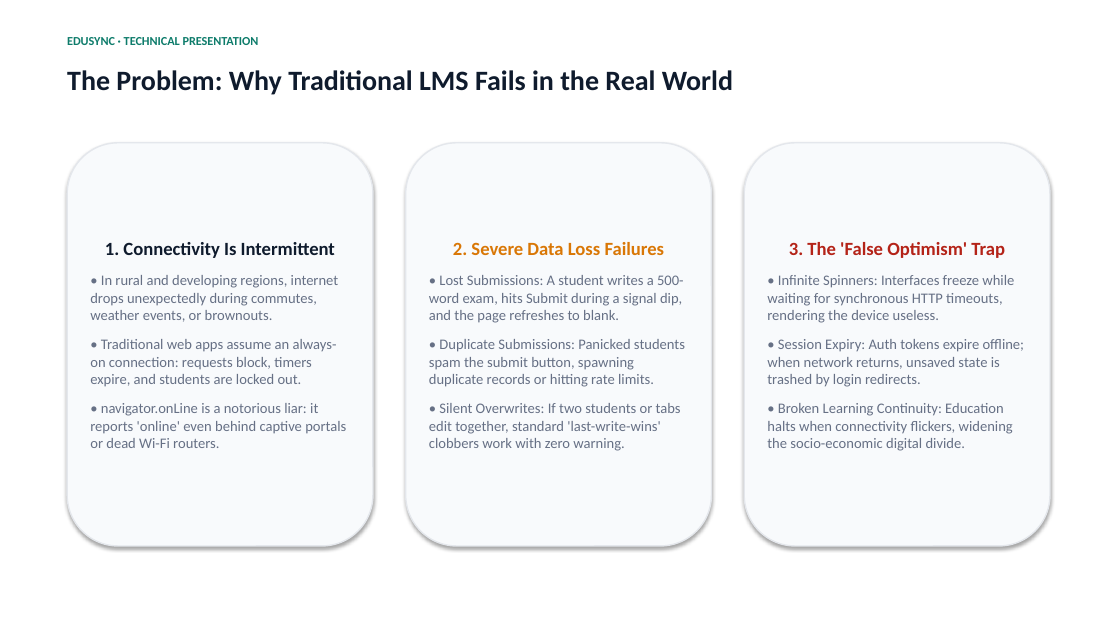
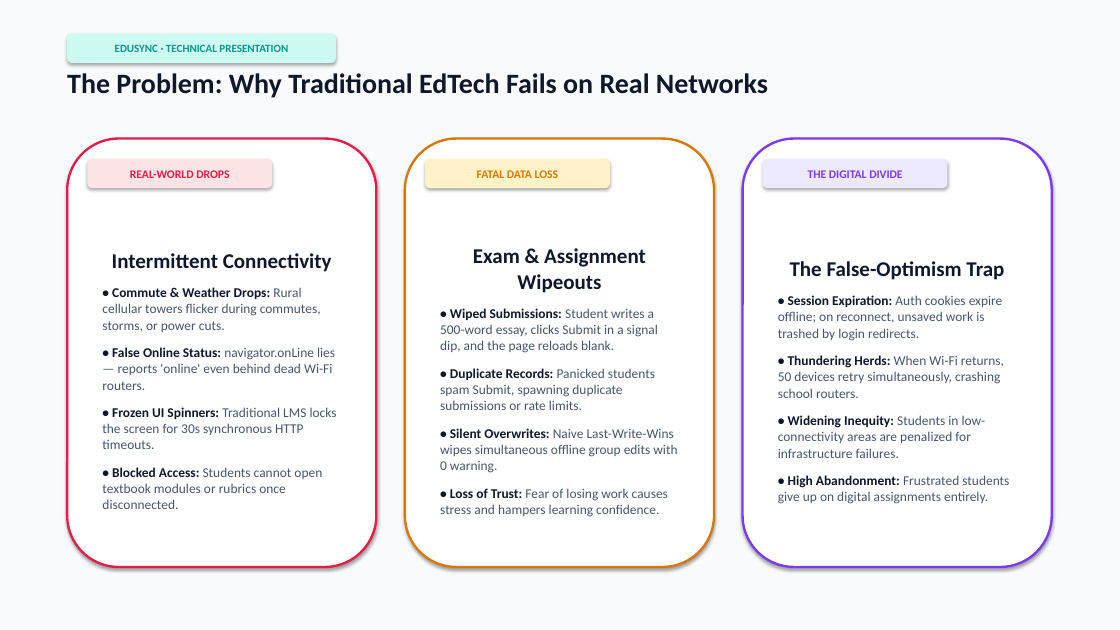
Before and after one commit to blank-0007/edusync, a slide deck: slide 2 of assets/EduSync-Presentation.pptx. Drawn at 1120x630 pixels with LibreOffice and Linux fonts; fonts in the diff are those of the drawing. Boxes give left, top, right and bottom in pixels: in the first picture for what was removed or moved away, otherwise in the second. Text is boxed around its words. In the diff, an @@ line names an element or a change of style, - is before the commit and + after.

```diff
--- a/assets/EduSync-Presentation.pptx
+++ b/assets/EduSync-Presentation.pptx
@@ rectangle added at [0,0,1120,630], fill #F8FAFC @@
@@ rounded rectangle "EDUSYNC · TECHNICAL PRESENTATION": place and size @@
-rounded rectangle "EDUSYNC · TECHNICAL PRESENTATION" at [67,37,259,45]
+rounded rectangle "EDUSYNC · TECHNICAL PRESENTATION" at [67,34,336,63]
@@ rounded rectangle "EDUSYNC · TECHNICAL PRESENTATION" at [67,34,336,63]: size 10.5 to 9.5 pt, text colour #0E7C6B to #0D9488; alignment left to centre; vertical alignment top to middle; fill none to #CCFBF1; shadow on @@
@@ text at [67,73,768,98]: text changed; text colour #0F1B2D to #0F172A @@
-The Problem: Why Traditional LMS Fails in the Real World
+The Problem: Why Traditional EdTech Fails on Real Networks
@@ rounded rectangle "Intermittent Connectivity": place and size @@
-rounded rectangle "Intermittent Connectivity" at [67,143,373,546]
+rounded rectangle "Intermittent Connectivity" at [67,139,376,567]
@@ rounded rectangle "Intermittent Connectivity" at [67,139,376,567]: fill #F8FAFC to #FFFFFF; outline #E4E7EC 1.2 pt to #E11D48 2 pt @@
@@ rounded rectangle "Exam & Assignment Wipeouts": place and size @@
-rounded rectangle "Exam & Assignment Wipeouts" at [406,143,712,546]
+rounded rectangle "Exam & Assignment Wipeouts" at [405,139,714,567]
@@ rounded rectangle "Exam & Assignment Wipeouts" at [405,139,714,567]: fill #F8FAFC to #FFFFFF; outline #E4E7EC 1.2 pt to #D97706 2 pt @@
@@ rounded rectangle "The False-Optimism Trap": place and size @@
-rounded rectangle "The False-Optimism Trap" at [744,143,1050,546]
+rounded rectangle "The False-Optimism Trap" at [743,139,1052,567]
@@ rounded rectangle "The False-Optimism Trap" at [743,139,1052,567]: fill #F8FAFC to #FFFFFF; outline #E4E7EC 1.2 pt to #7C3AED 2 pt @@
@@ rounded rectangle added at [87,159,272,188], fill #FFE4E6, 10 pt, text #E11D48, bold @@
+REAL-WORLD DROPS
@@ rounded rectangle added at [425,159,610,188], fill #FEF3C7, 10 pt, text #D97706, bold @@
+FATAL DATA LOSS
@@ rounded rectangle added at [763,159,948,188], fill #EDE9FE, 10 pt, text #7C3AED, bold @@
+THE DIGITAL DIVIDE
@@ text in rounded rectangle at [102,253,337,509]: text changed; size 12.5 to 11.5 pt; text colour #667085 to #475569 @@
-1. Connectivity Is Intermittent
-• In rural and developing regions, internet drops unexpectedly during commutes, weather events, or brownouts.
-• Traditional web apps assume an always-on connection: requests block, timers expire, and students are locked out.
-• navigator.onLine is a notorious liar: it reports 'online' even behind captive portals or dead Wi-Fi routers.
+Intermittent Connectivity
+• Commute & Weather Drops: Rural cellular towers flicker during commutes, storms, or power cuts.
+• False Online Status: navigator.onLine lies — reports 'online' even behind dead Wi-Fi routers.
+• Frozen UI Spinners: Traditional LMS locks the screen for 30s synchronous HTTP timeouts.
+• Blocked Access: Students cannot open textbook modules or rubrics once disconnected.
@@ text in rounded rectangle at [440,248,677,517]: text changed; size 12.5 to 11.5 pt; text colour #667085 to #475569 @@
-2. Severe Data Loss Failures
-• Lost Submissions: A student writes a 500-word exam, hits Submit during a signal dip, and the page refreshes to blank.
-• Duplicate Submissions: Panicked students spam the submit button, spawning duplicate records or hitting rate limits.
-• Silent Overwrites: If two students or tabs edit together, standard 'last-write-wins' clobbers work with zero warning.
+Exam & Assignment Wipeouts
+• Wiped Submissions: Student writes a 500-word essay, clicks Submit in a signal dip, and the page reloads blank.
+• Duplicate Records: Panicked students spam Submit, spawning duplicate submissions or rate limits.
+• Silent Overwrites: Naive Last-Write-Wins wipes simultaneous offline group edits with 0 warning.
+• Loss of Trust: Fear of losing work causes stress and hampers learning confidence.
@@ text in rounded rectangle at [778,261,1009,504]: text changed; size 12.5 to 11.5 pt; text colour #667085 to #475569 @@
-3. The 'False Optimism' Trap
-• Infinite Spinners: Interfaces freeze while waiting for synchronous HTTP timeouts, rendering the device useless.
-• Session Expiry: Auth tokens expire offline; when network returns, unsaved state is trashed by login redirects.
-• Broken Learning Continuity: Education halts when connectivity flickers, widening the socio-economic digital divide.
+The False-Optimism Trap
+• Session Expiration: Auth cookies expire offline; on reconnect, unsaved work is trashed by login redirects.
+• Thundering Herds: When Wi-Fi returns, 50 devices retry simultaneously, crashing school routers.
+• Widening Inequity: Students in low-connectivity areas are penalized for infrastructure failures.
+• High Abandonment: Frustrated students give up on digital assignments entirely.
```
Also in this commit, not shown: 6 other slides changed, 2 slides added, 2 slides removed, 7 other files.
